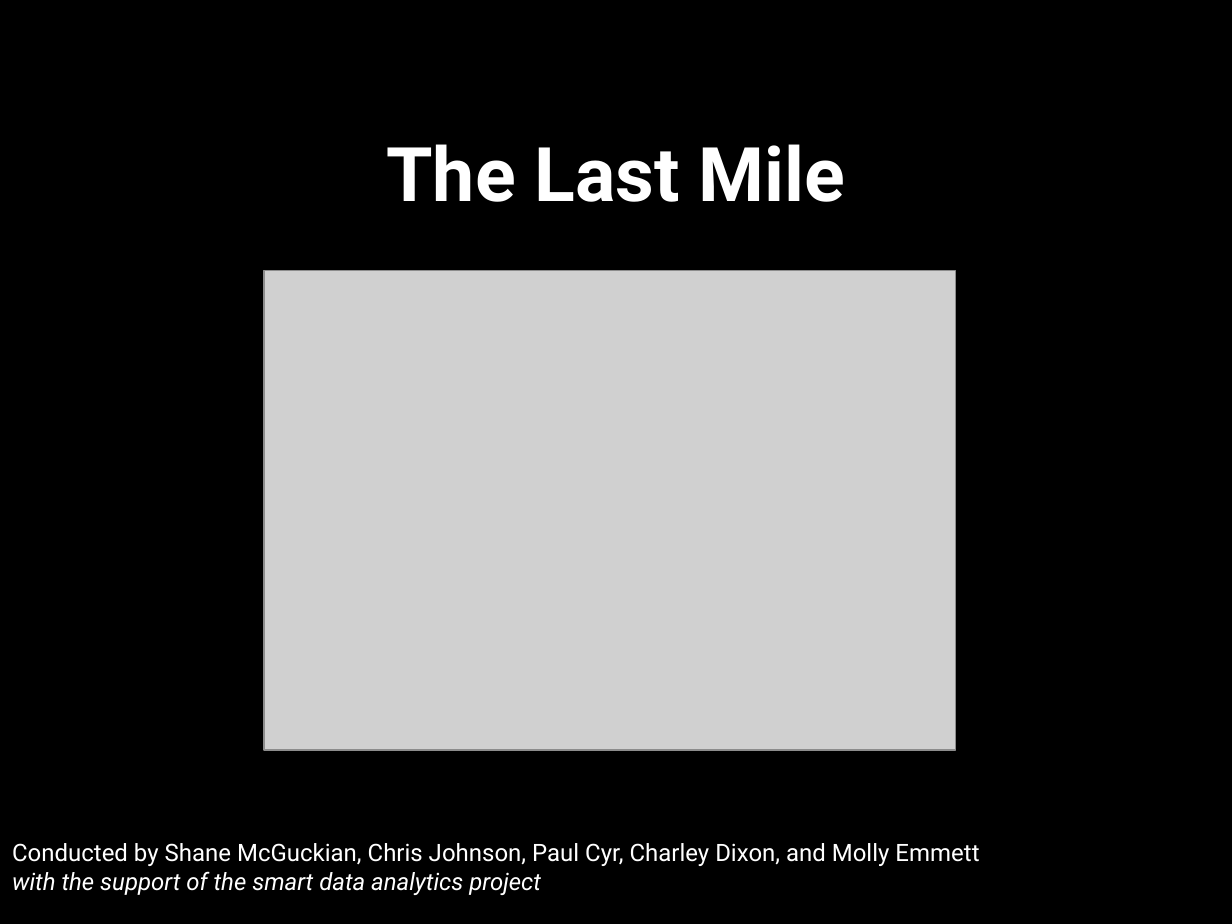
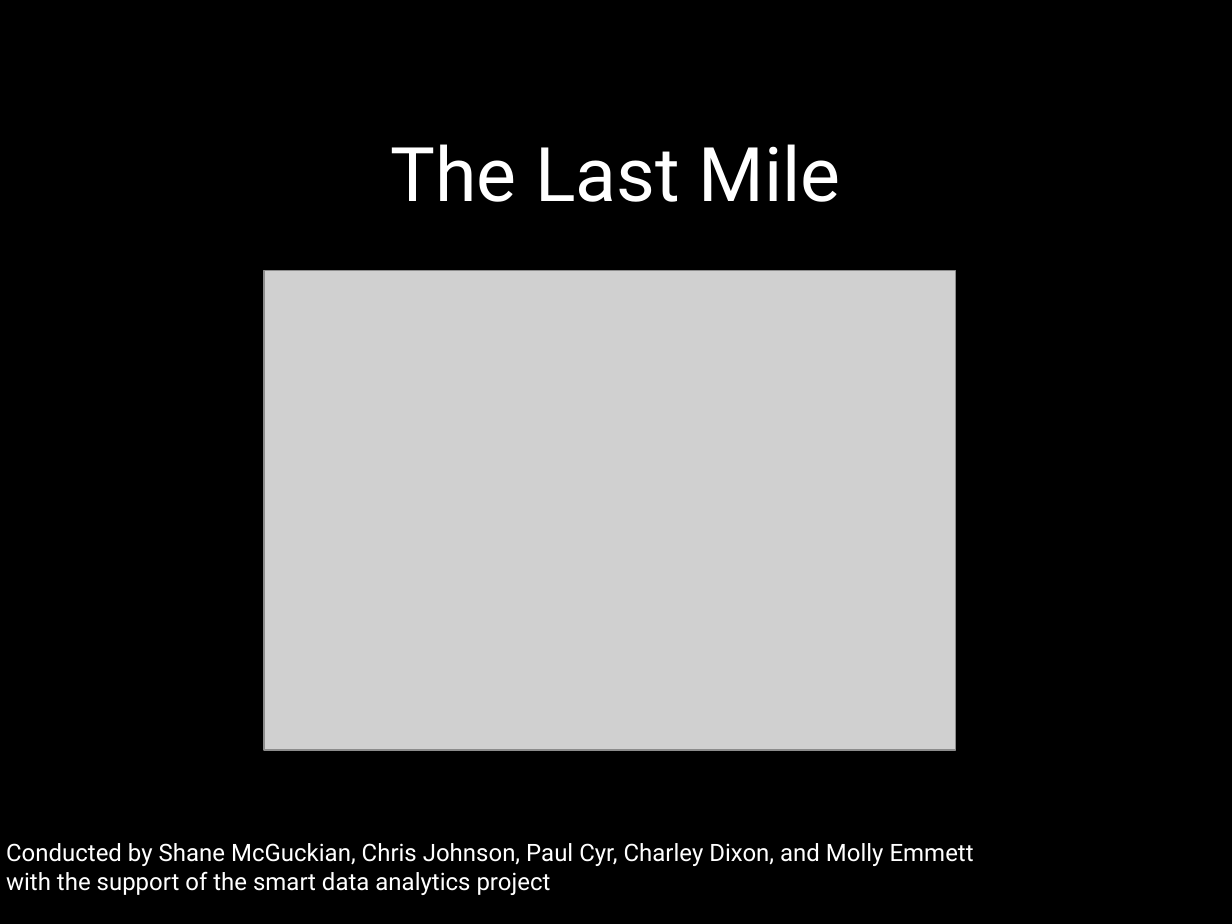
Before and after one commit to Colorado-Data-Analytics-Challenge/GeneralAssembly, a slide deck: slide 1 of GeneralAssembly_Last Mile Denver Smart Data Analytics.pptx. Drawn at 1232x924 pixels with LibreOffice and Linux fonts; fonts in the diff are those of the drawing; grey boxes stand for pictures. Boxes give left, top, right and bottom in pixels: in the first picture for what was removed or moved away, otherwise in the second. Text is boxed around its words. In the diff, an @@ line names an element or a change of style, - is before the commit and + after.

```diff
--- a/GeneralAssembly_Last Mile Denver Smart Data Analytics.pptx
+++ b/GeneralAssembly_Last Mile Denver Smart Data Analytics.pptx
@@ title "The Last Mile" at <box>390,144,841,202</box>: bold off @@
@@ text at <box>6,871,551,895</box>: italic off in "with the support of the smart data ..." @@
```
Also in this commit, not shown: 9 other slides changed, 1 slide removed.
